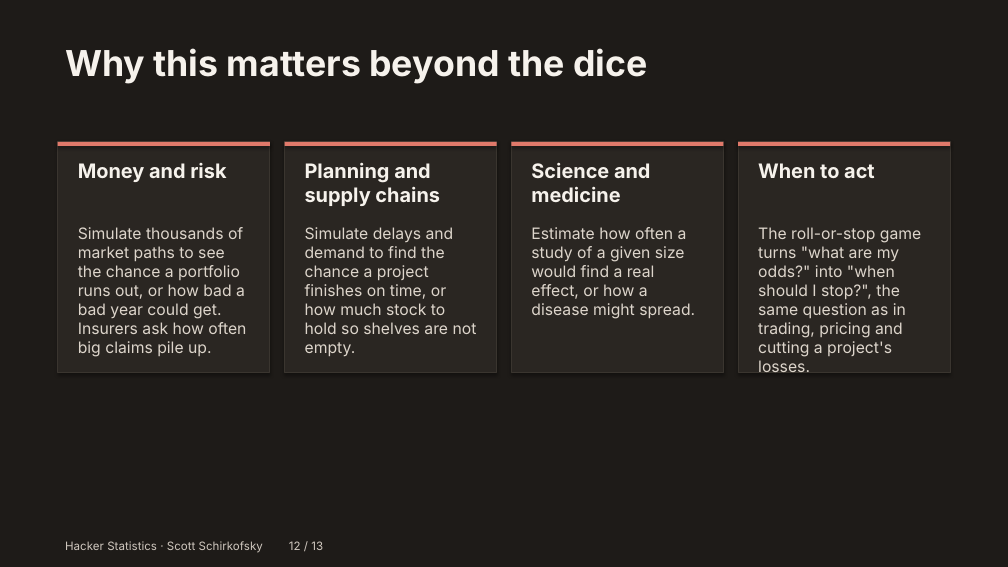
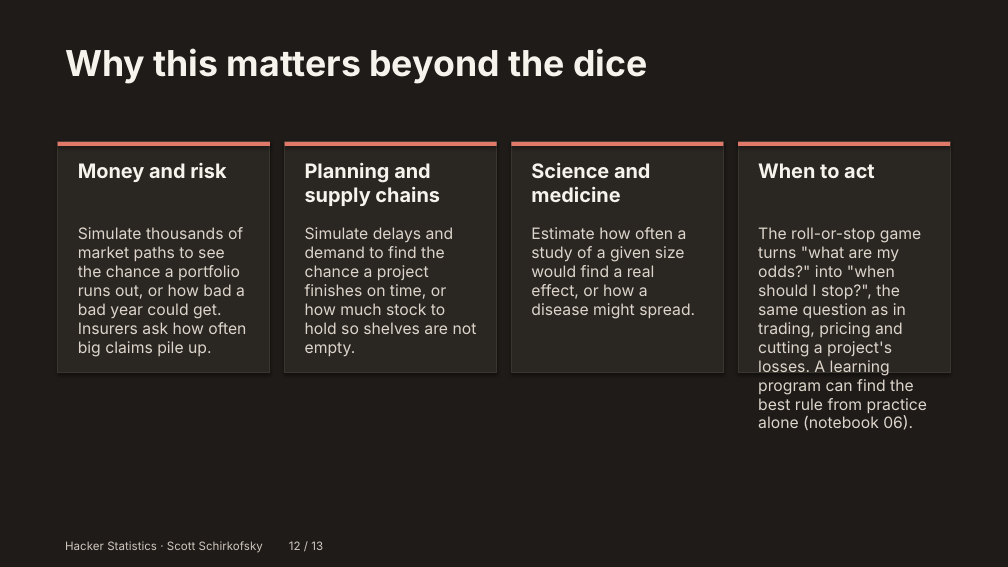
Before and after one commit to schirko/Hacker-Statistics-Chances-of-Winning-a-Bet, a slide deck: slide 12 of docs/presentation/hacker-stats-story.pptx. Drawn at 1008x567 pixels with LibreOffice and Linux fonts; fonts in the diff are those of the drawing. Boxes give left, top, right and bottom in pixels: in the first picture for what was removed or moved away, otherwise in the second. Text is boxed around its words. In the diff, an @@ line names an element or a change of style, - is before the commit and + after.

Commit message:
Point notebook 05 and the presentation to notebook 06

```diff
--- a/docs/presentation/hacker-stats-story.pptx
+++ b/docs/presentation/hacker-stats-story.pptx
@@ text at [758,227,928,430]: text changed @@
-The roll-or-stop game turns "what are my odds?" into "when should I stop?", the same question as in trading, pricing and cutting a project's losses.
+The roll-or-stop game turns "what are my odds?" into "when should I stop?", the same question as in trading, pricing and cutting a project's losses. A learning program can find the best rule from practice alone (notebook 06).
```
Also in this commit, not shown: 7 other files.
